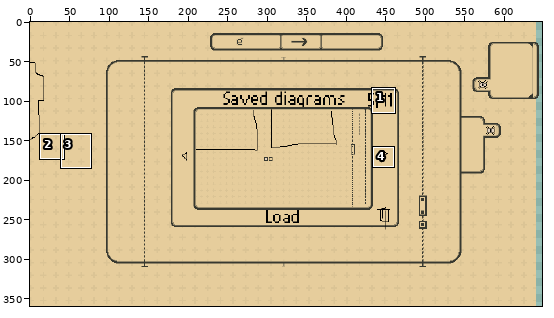
Two states of a pixel-art file, Textures/Background/full_background.aseprite. The first picture is a wide view before the edit; the outline marks the close-up.
Close-up. Before the edit:
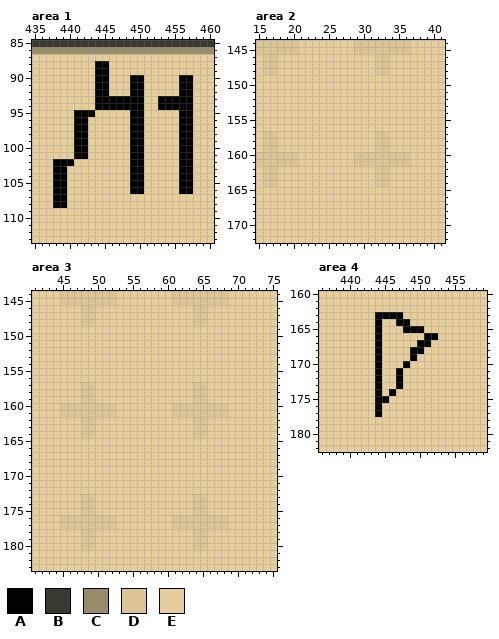
736x360 pixels, 1 frame. Colours within 5 levels of each other are drawn and written as one. Shown: area 1: x 435..460, y 85..113; area 2: x 15..41, y 144..172; area 3: x 41..75, y 144..183; area 4: x 436..459, y 160..182. The wide view leaves out empty margins. The commit also changed other parts of the picture, which this record leaves out.
Palette (. is transparent): A #000000  B #383930  C #998c6d  D #dbc495  E #e6cd9c
After the commit:
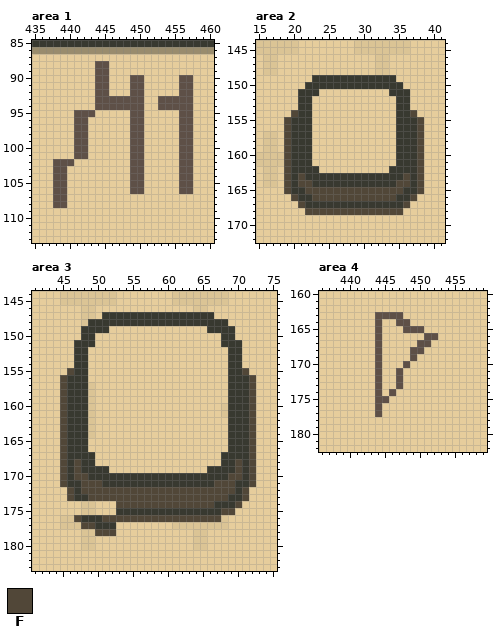
Colours new in this view: F #514738
What changed:
layer "Buttons" now shown
colour A: #000000 -> #5e5047
Changed rows in their new state; - is a pixel that keeps its letter.
Area 2, layer "Buttons":
first column x 19:
149 ----BBBBBBBBBBBB----
150 ---BBBBBBBBBBBBBB---
151 --BBB----------BBB--
152 --BB------------BB--
153 --BB------------BB--
154 -FBB------------BBF-
155 FBBB------------BBBF
156 FBBB------------BBBF
157 FBBB---------EE-BBBF
158 FBBB---------EE-BBBF
159 FBBB---------EE-BBBF
160 FBBB------EEEEEEBBBF
161 FBBB------EEEEEEBBBF
162 FBBBB--------EEBBBBF
163 FBFBBBBBBBBBBBBBBFBF
164 FBFFBBBBBBBBBBBBFFBF
165 FBBFFFFFFFFFFFFFFBBF
166 -FBBFFFFFFFFFFFFBBF-
167 --FBBBBBBBBBBBBBBF--
168 ---FFFFFFFFFFFFFF---
Area 3, layer "Buttons":
first column x 45:
147 ------BBBBBBBBBBBBBBBB------
148 ----BBBBBBBBBBBBBBBBBBBB----
149 ---BBBB--------------BBBB---
150 ---BB------------------BB---
151 --BBB------------------BBB--
152 --BB--------------------BB--
153 --BB--------------------BB--
154 --BB--------------------BB--
155 -FBB--------------------BBF-
156 FBBB--------------------BBBF
157 FBBB---------------EE---BBBF
158 FBBB---------------EE---BBBF
159 FBBB---------------EE---BBBF
160 FBBB-EEE--------EEEEEEE-BBBF
161 FBBB-EEE--------EEEEEEE-BBBF
162 FBBB---------------EE---BBBF
163 FBBB---------------EE---BBBF
164 FBBB---------------EE---BBBF
165 FBBB--------------------BBBF
166 FBBB--------------------BBBF
167 FBBBB------------------BBBBF
168 FBFBB------------------BBFBF
169 FBFBBBB--------------BBBBFBF
170 FBFFBBBBBBBBBBBBBBBBBBBBFFBF
171 FBBFFFBBBBBBBBBBBBBBBBFFFBBF
172 -FBFFFFFFFFFFFFFFFFFFFFFFBF-
173 -FBBFFFFFFFFFFFFFFFFFFFFBBF-
174 --------FFFFFFFFFFFFFFBBBF--
175 --------BBBBBBBBBBBBBBBFF---
176 --FBBBFFFFFFFFFFFFFFFFF-----
177 ---FFBBB--------------------
178 -----FFF--------------------
Changed places in both close-ups, as pixel boxes (x1, y1, x2, y2):
changed: (53, 61, 193, 208)
changed: (284, 75, 424, 215)
changed: (60, 312, 256, 536)
changed: (375, 312, 438, 417)
